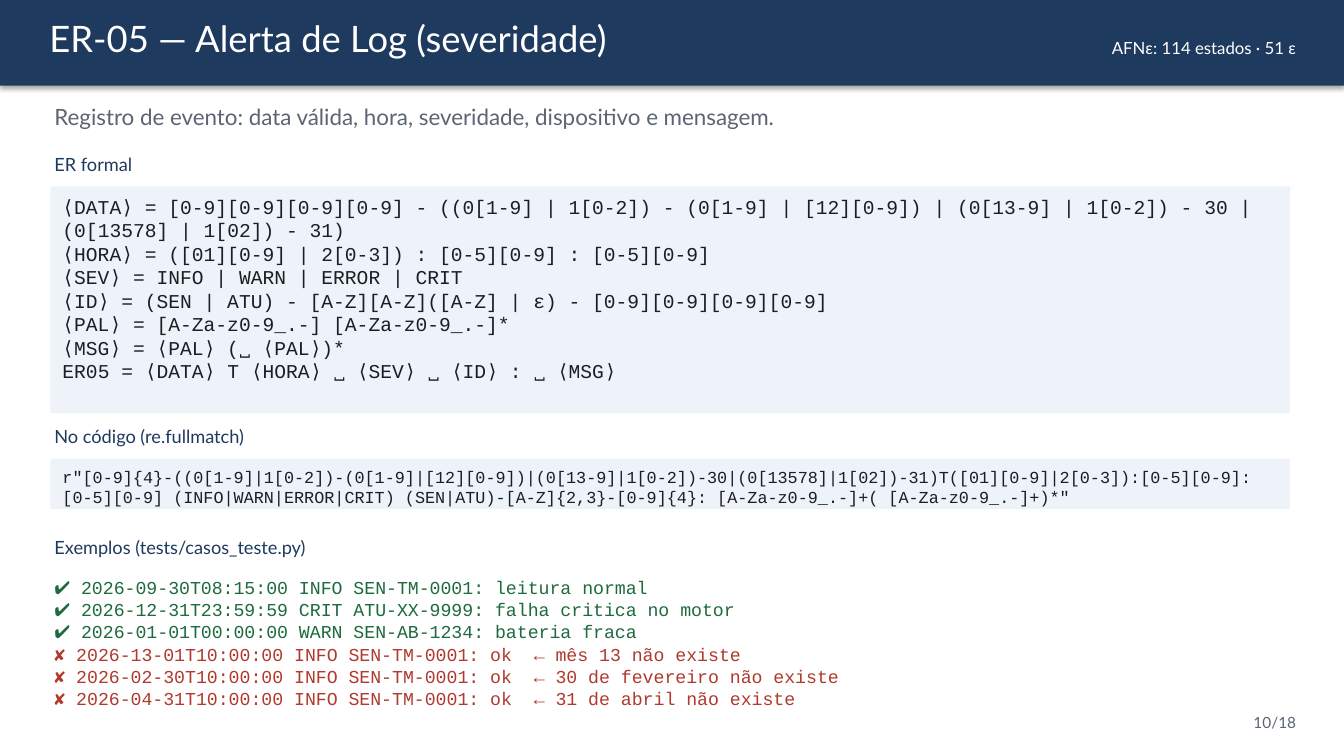
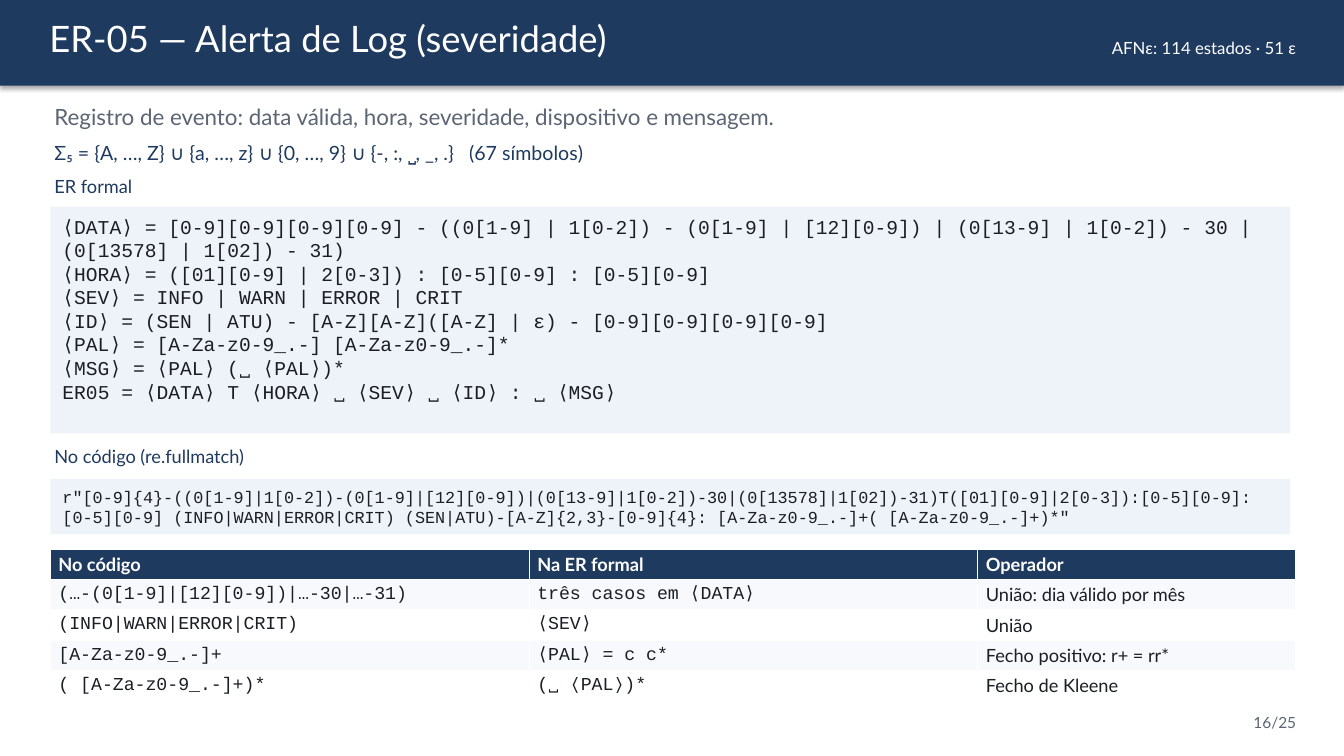
Before and after one commit to cauebarroso/Auditor-de-sensores-industriais-com-express-es-regulares, a slide deck: slide 16 of docs/Apresentacao.pptx (slide 10 before the commit). Drawn at 1344x756 pixels with LibreOffice and Linux fonts; fonts in the diff are those of the drawing. Boxes give left, top, right and bottom in pixels: in the first picture for what was removed or moved away, otherwise in the second. Text is boxed around its words. In the diff, an @@ line names an element or a change of style, - is before the commit and + after.

```diff
--- a/docs/Apresentacao.pptx
+++ b/docs/Apresentacao.pptx
@@ text added at (54,145,583,163), 14 pt, text #1F3A5F @@
+Σ₅ = {A, …, Z} ∪ {a, …, z} ∪ {0, …, 9} ∪ {-, :, ⎵, _, .} (67 símbolos)
@@ text "ER formal": place and size @@
-text "ER formal" at (54,157,132,171)
+text "ER formal" at (54,179,132,193)
@@ rectangle "⟨DATA⟩ = [0-9][0-9][0-9][0-9] - ((0[1-9] ...": place and size @@
-rectangle "⟨DATA⟩ = [0-9][0-9][0-9][0-9] - ((0[1-9] ..." at (50,187,1291,413)
+rectangle "⟨DATA⟩ = [0-9][0-9][0-9][0-9] - ((0[1-9] ..." at (50,207,1291,434)
@@ text "No código (re.fullmatch)": place and size @@
-text "No código (re.fullmatch)" at (54,429,244,447)
+text "No código (re.fullmatch)" at (54,449,244,467)
@@ rectangle "r"[0-9]{4}-((0[1-9]|1[0-2])-(0[1-9]|[12][0-9])|(0[13-9]|1[0- ...": place and size @@
-rectangle "r"[0-9]{4}-((0[1-9]|1[0-2])-(0[1-9]|[12][0-9])|(0[13-9]|1[0- ..." at (50,459,1291,509)
+rectangle "r"[0-9]{4}-((0[1-9]|1[0-2])-(0[1-9]|[12][0-9])|(0[13-9]|1[0- ..." at (50,479,1291,534)
@@ table added at (50,549,1296,701), 5 rows, 3 columns @@
+No código | Na ER formal | Operador
+(…-(0[1-9]|[12][0-9])|…-30|…-31) | três casos em ⟨DATA⟩ | União: dia válido por mês
+(INFO|WARN|ERROR|CRIT) | ⟨SEV⟩ | União
+[A-Za-z0-9_.-]+ | ⟨PAL⟩ = c c* | Fecho positivo: r+ = rr*
+( [A-Za-z0-9_.-]+)* | (⎵ ⟨PAL⟩)* | Fecho de Kleene
@@ text removed at (54,540,305,557) @@
-Exemplos (tests/casos_teste.py)
@@ text removed at (81,582,734,638) @@
-✔ 2026-09-30T08:15:00 INFO SEN-TM-0001: leitura normal
-✔ 2026-12-31T23:59:59 CRIT ATU-XX-9999: falha critica no motor
-✔ 2026-01-01T00:00:00 WARN SEN-AB-1234: bateria fraca
@@ text removed at (76,648,838,706) @@
-✘ 2026-13-01T10:00:00 INFO SEN-TM-0001: ok ← mês 13 não existe
-✘ 2026-02-30T10:00:00 INFO SEN-TM-0001: ok ← 30 de fevereiro não existe
-✘ 2026-04-31T10:00:00 INFO SEN-TM-0001: ok ← 31 de abril não existe
@@ text at (1253,717,1296,729): text changed @@
-10/18
+16/25
```
Also in this commit, not shown: 15 other slides changed, 7 slides added, 19 other files.
